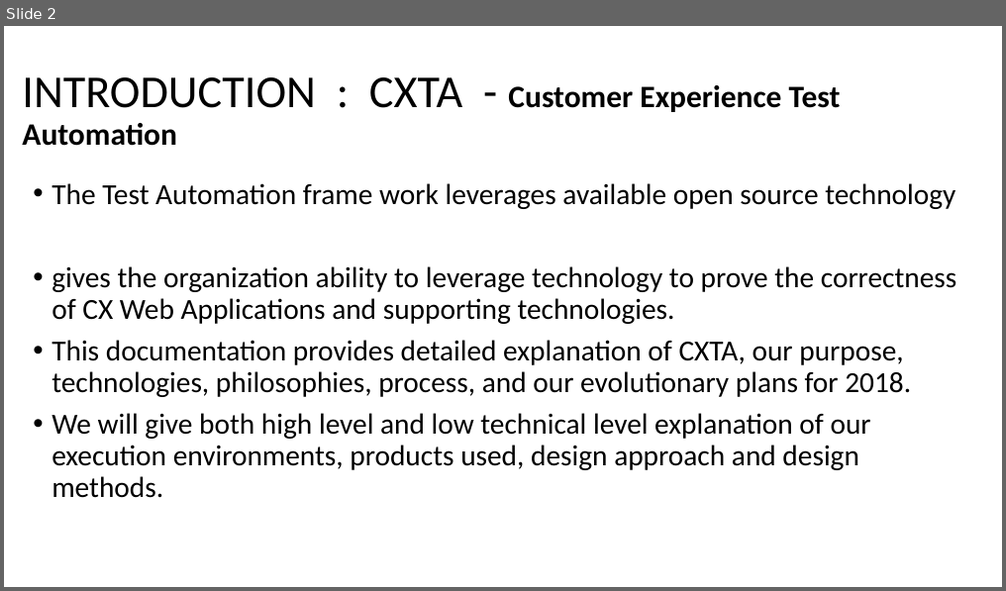
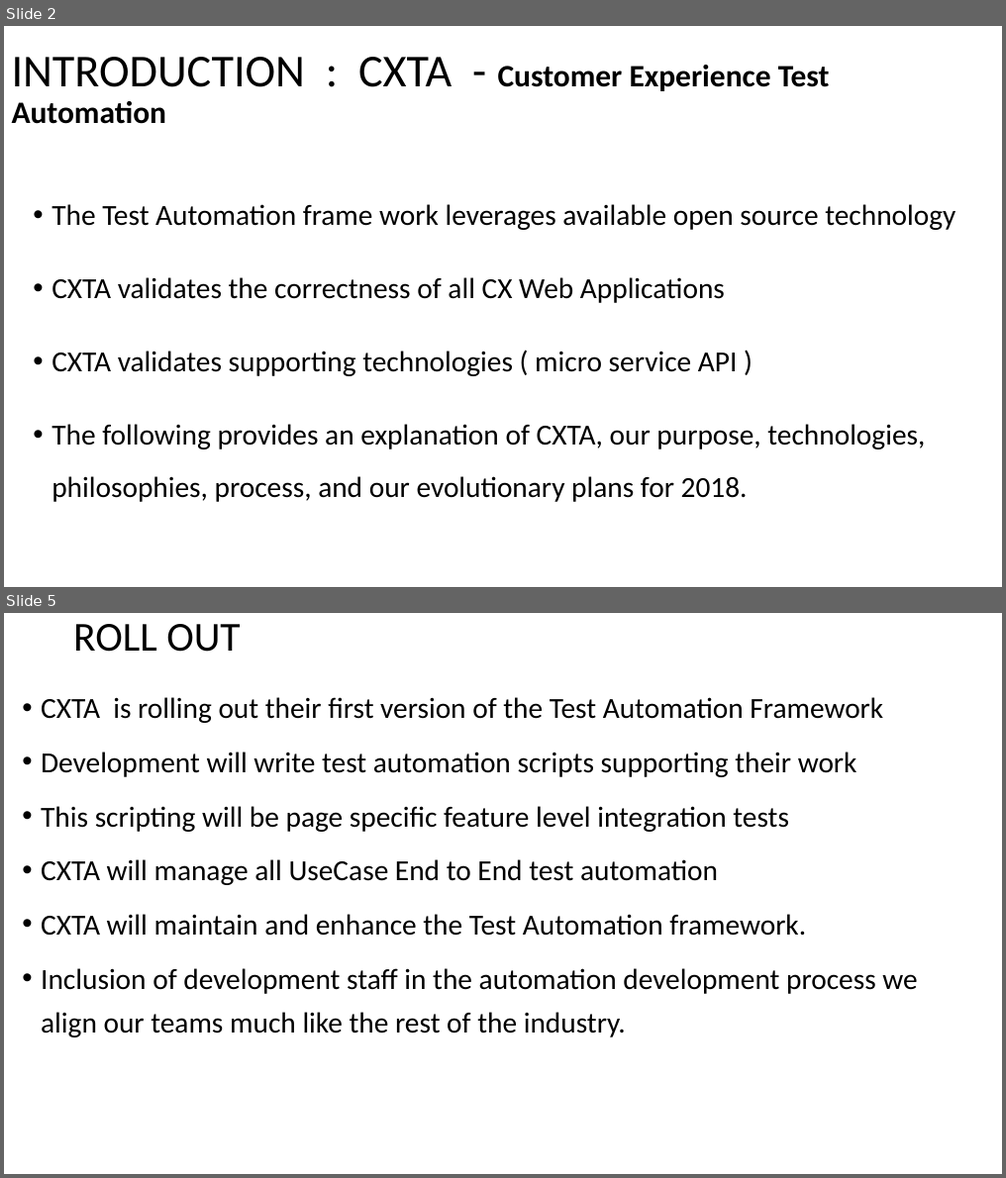
Before and after one commit to raghav9329/mainProf, a slide deck: CurrentWork_Delta/CX_StrategyPowerPoint.pptx. Shown one above the other, each under a label of ours: slide 2 before the commit, slides 2 and 5 after it; the slides between them are not shown. The pictures are 1006x591 and 1006x1178 pixels, drawn with LibreOffice and Linux fonts; fonts in the diff are those of the drawing. Boxes give left, top, right and bottom in pixels: in the first picture for what was removed or moved away, otherwise in the second. Text is boxed around its words. In the diff, an @@ line names an element or a change of style, - is before the commit and + after.

Commit message:
2/17/18 First Mods to Strat Powerpoint

```diff
--- a/CurrentWork_Delta/CX_StrategyPowerPoint.pptx
+++ b/CurrentWork_Delta/CX_StrategyPowerPoint.pptx
@@ slide 5 added at <box>4,613,1002,1174</box>, background #FFFFFF @@
@@ title added at <box>73,624,240,652</box>, 39.6 pt, text #000000 @@
+ROLL OUT
@@ text added at <box>41,697,917,1038</box>, 28 pt, text #000000 @@
+• CXTA is rolling out their first version of the Test Automation Framework
+• Development will write test automation scripts supporting their work
+• This scripting will be page specific feature level integration tests
+• CXTA will manage all UseCase End to End test automation
+• CXTA will maintain and enhance the Test Automation framework.
+• Inclusion of development staff in the automation development process we align our teams much like the rest of the industry.
@@ slide 2 changed as well @@
@@ title "INTRODUCTION : CXTA - Customer ...": place and size @@
-title "INTRODUCTION : CXTA - Customer ..." at <box>22,77,841,146</box>
+title "INTRODUCTION : CXTA - Customer ..." at <box>12,57,830,124</box>
@@ title "INTRODUCTION : CXTA - Customer ..." at <box>12,57,830,124</box>: vertical alignment middle to top @@
@@ text at <box>52,204,955,230</box>: line spacing 0.9 to 1.5; more space between paragraphs @@
@@ text at <box>52,277,925,502</box>: text changed @@
-• gives the organization ability to leverage technology to prove the correctness of CX Web Applications and supporting technologies.
-• This documentation provides detailed explanation of CXTA, our purpose, technologies, philosophies, process, and our evolutionary plans for 2018.
-• We will give both high level and low technical level explanation of our execution environments, products used, design approach and design methods.
+• CXTA validates the correctness of all CX Web Applications
+• CXTA validates supporting technologies ( micro service API )
+• The following provides an explanation of CXTA, our purpose, technologies, philosophies, process, and our evolutionary plans for 2018.
```
Also in this commit, not shown: 1 other slide changed, 7 other slides added.
